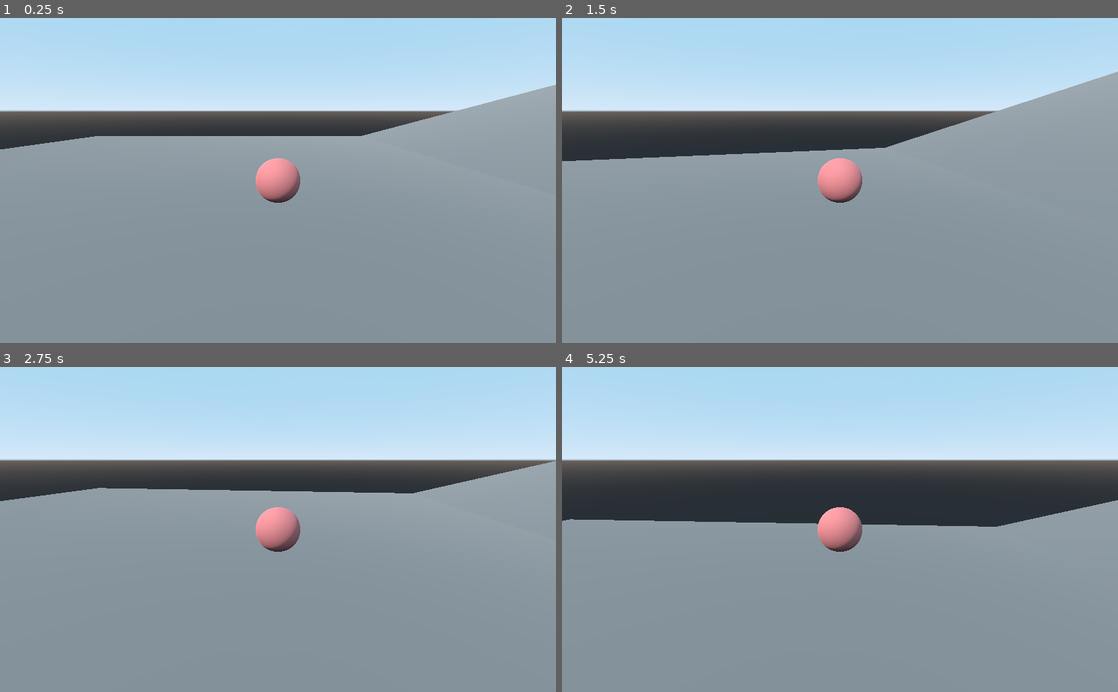
Above: before the commit, frames 1-4 (two rows, left to right).
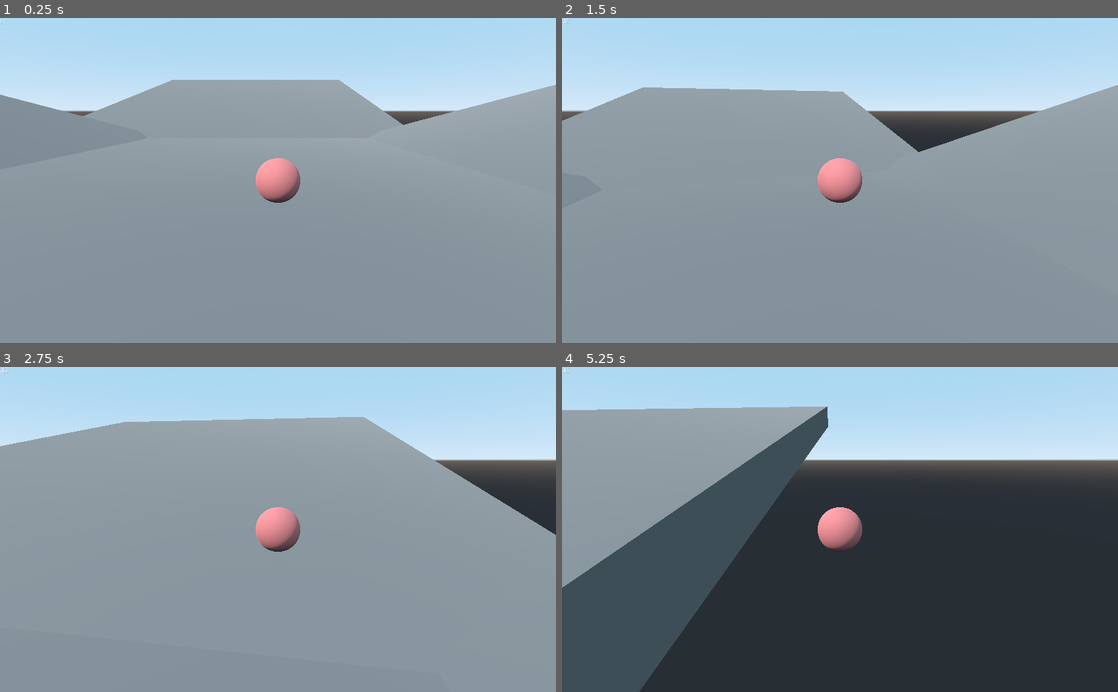
Above: after the commit, the same moments.

Repository: Boyquotes/Godot-Golf-3d
Game: Godot game, scene res://Scenes/World.tscn
Same seed, same stepped clock (60 frames per second), same inputs: the game is played once before the commit and once after it.
Inputs (mouse positions are in pixels of both pictures, inside the frame that each line leads up to):
- Up to frame 1 (0.25 s): no input
- Up to frame 2 (1.5 s): tap Enter at 0.5 s; move the mouse to (867, 180) at 0.52 s; hold Space (fire) 0.53-1.28 s; hold Up (ui_up) from 0.53 s (still down); move the mouse to (812, 180) at 1.27 s; tap Space (fire) at 1.35 s
- Up to frame 3 (2.75 s): keep holding Up (ui_up); move the mouse to (289, 523) at 2.02 s; hold Space (fire) from 2.03 s (still down)
- Up to frame 4 (5.25 s): keep holding Up (ui_up); move the mouse to (834, 536) at 2.77 s; release Space (fire) at 2.78 s; tap Space (fire) at 2.85, 4.35 s; move the mouse to (878, 532) at 3.52 s; hold Space (fire) 3.53-4.28 s; move the mouse to (795, 526) at 4.27 s; move the mouse to (845, 529) at 5.02 s; hold Space (fire) from 5.03 s (still down)

The runs differ from the first frame. In frame 1, 9.9% of the frame differs, in the area x 0-73%, y 0-41%; in frame 2, 12%; in frame 3, 18%; in frame 4, 65%, in the area x 0-100%, y 0-100%.

Commit message:
Added variable fire force and larger play area

Diff:
--- a/Scenes/Player.gd
+++ b/Scenes/Player.gd
@@ -4,8 +4,10 @@
 
 export var gravity = 100.0
 export(float, 0, 0.01) var turn_speed = .005
-export var fire_force = 30.0
-export(float, 0, 1) var friction = .9
+export var fire_force = 0
+export(float, 0, 1) var friction = .99
+
+signal force_changed
 
 var velocity = Vector3.ZERO
 var fire_vector = Vector3(0, 1, -1).normalized()
@@ -27,19 +29,19 @@
 	"""
 	# OLD INPUT SYSTEM
 	if Input.is_action_pressed("ui_left"):
-		fire_vector = fire_vector.rotated(Vector3.UP, turn_speed * delta)
+		fire_vector = fire_vector.rotated(Vector3.UP, turn_speed)
 		#camera.rotate_y(turn_speed * delta)
 	elif Input.is_action_pressed("ui_right"):
-		fire_vector = fire_vector.rotated(Vector3.UP, -turn_speed * delta)
+		fire_vector = fire_vector.rotated(Vector3.UP, -turn_speed)
 		#camera.rotate_y(-turn_speed * delta)
 
 	# Get vector that is perpendicular to the fire_vector on the x and z axis
 	var perpendicular_vector = calculate_perpendicular_vector(fire_vector)
 
 	if Input.is_action_pressed("ui_up"):
-		fire_vector = fire_vector.rotated(perpendicular_vector, turn_speed * delta)
+		fire_vector = fire_vector.rotated(perpendicular_vector, turn_speed)
 	elif Input.is_action_pressed("ui_down"):
-		fire_vector = fire_vector.rotated(perpendicular_vector, -turn_speed * delta)
+		fire_vector = fire_vector.rotated(perpendicular_vector, -turn_speed)
 	"""
 
 	if Input.is_action_just_pressed("ui_cancel"):
@@ -50,8 +52,13 @@
 			Input.set_mouse_mode(Input.MOUSE_MODE_CAPTURED)
 
 	if !paused:
-		if Input.is_action_just_pressed("fire") and is_on_floor():
-			velocity += fire_vector * fire_force
+		if is_on_floor():
+			if Input.is_action_pressed("fire"):
+				fire_force += 1
+				emit_signal("force_changed", fire_force)
+			if Input.is_action_just_released("fire"):
+				velocity += fire_vector * fire_force
+				fire_force = 0
 
 		# 2d vector to position the camera while ignoring the y dimension of the fire_vector
 		var look_vector = Vector2(fire_vector.x, fire_vector.z).normalized()
@@ -59,8 +66,8 @@
 		camera.look_at(transform.origin, Vector3.UP)
 
 		if is_on_floor():
-			velocity.x *= friction
-			velocity.z *= friction
+			velocity.x = lerp(velocity.x, velocity.x * friction, .03)
+			velocity.z = lerp(velocity.z, velocity.z * friction, .03)
 
 		velocity.y -= gravity * delta
 		velocity = move_and_slide(velocity, Vector3.UP)
@@ -71,4 +78,4 @@
 		# If the player moves the mouse
 		if event is InputEventMouseMotion:
 			fire_vector = fire_vector.rotated(Vector3.UP, event.relative.x * turn_speed)
-			fire_vector = fire_vector.rotated(calculate_perpendicular_vector(fire_vector), event.relative.y * turn_speed)
+			#fire_vector = fire_vector.rotated(calculate_perpendicular_vector(fire_vector), event.relative.y * turn_speed)
--- /dev/null
+++ b/Scenes/UI.gd
@@ -0,0 +1,11 @@
+extends CanvasLayer
+
+onready var label = $"Power Meter"
+
+# Called when the node enters the scene tree for the first time.
+func _ready():
+	pass # Replace with function body.
+
+
+func _on_Player_force_changed(new_force):
+	label.text = str(new_force)
--- /dev/null
+++ b/Scenes/UI.tscn
@@ -0,0 +1,14 @@
+[gd_scene load_steps=2 format=2]
+
+[ext_resource path="res://Scenes/UI.gd" type="Script" id=1]
+
+[node name="UI" type="CanvasLayer"]
+script = ExtResource( 1 )
+
+[node name="Power Meter" type="Label" parent="."]
+margin_right = 40.0
+margin_bottom = 14.0
+text = "0"
+__meta__ = {
+"_edit_use_anchors_": false
+}
--- a/Scenes/World.tscn
+++ b/Scenes/World.tscn
@@ -1,6 +1,7 @@
-[gd_scene load_steps=5 format=2]
+[gd_scene load_steps=6 format=2]
 
 [ext_resource path="res://Scenes/Player.tscn" type="PackedScene" id=1]
+[ext_resource path="res://Scenes/UI.tscn" type="PackedScene" id=2]
 
 [sub_resource type="CubeMesh" id=1]
 
@@ -38,5 +39,45 @@
 transform = Transform( 30, 0, 0, 0, -1.31134e-06, 1, 0, -30, -4.37114e-08, 0, 0, 0 )
 shape = SubResource( 3 )
 
+[node name="Floor3" type="StaticBody" parent="."]
+transform = Transform( -0.965926, 0.258819, -8.74228e-08, 0.258819, 0.965926, 0, 8.44439e-08, -2.26267e-08, -1, -46, 7, 0 )
+
+[node name="MeshInstance" type="MeshInstance" parent="Floor3"]
+transform = Transform( 30, 2.27374e-13, 1.78048e-15, -5.73205e-14, -1.31134e-06, 1, 0, -30, -4.37114e-08, 0, 0, 0 )
+mesh = SubResource( 1 )
+material/0 = SubResource( 2 )
+
+[node name="CollisionShape" type="CollisionShape" parent="Floor3"]
+transform = Transform( 30, 0, 0, 0, -1.31134e-06, 1, 0, -30, -4.37114e-08, 0, 0, 0 )
+shape = SubResource( 3 )
+
+[node name="Floor4" type="StaticBody" parent="."]
+transform = Transform( -4.2222e-08, 1.13133e-08, 1, 0.258819, 0.965926, 0, -0.965926, 0.258819, -4.37114e-08, -8, 7, -53 )
+
+[node name="MeshInstance" type="MeshInstance" parent="Floor4"]
+transform = Transform( 30, 0, 0, 0, -1.31134e-06, 1, 0, -30, -4.37114e-08, 0, 0, 0 )
+mesh = SubResource( 1 )
+material/0 = SubResource( 2 )
+
+[node name="CollisionShape" type="CollisionShape" parent="Floor4"]
+transform = Transform( 30, 0, 0, 0, -1.31134e-06, 1, 0, -30, -4.37114e-08, 0, 0, 0 )
+shape = SubResource( 3 )
+
+[node name="Floor5" type="StaticBody" parent="."]
+transform = Transform( 1.26666e-07, -3.394e-08, -1, 0.258819, 0.965926, 0, 0.965926, -0.258819, 1.31134e-07, -8, 7, 46 )
+
+[node name="MeshInstance" type="MeshInstance" parent="Floor5"]
+transform = Transform( 30, 0, 0, 0, -1.31134e-06, 1, 0, -30, -4.37114e-08, 0, 0, 0 )
+mesh = SubResource( 1 )
+material/0 = SubResource( 2 )
+
+[node name="CollisionShape" type="CollisionShape" parent="Floor5"]
+transform = Transform( 30, 0, 0, 0, -1.31134e-06, 1, 0, -30, -4.37114e-08, 0, 0, 0 )
+shape = SubResource( 3 )
+
 [node name="DirectionalLight" type="DirectionalLight" parent="."]
 transform = Transform( 0.707107, 0.5, -0.5, 0, 0.707107, 0.707107, 0.707107, -0.5, 0.5, -23, 37, 41 )
+
+[node name="UI" parent="." instance=ExtResource( 2 )]
+
+[connection signal="force_changed" from="Player" to="UI" method="_on_Player_force_changed"]
--- a/project.godot
+++ b/project.godot
@@ -19,7 +19,7 @@
 fire={
 "deadzone": 0.5,
 "events": [ Object(InputEventKey,"resource_local_to_scene":false,"resource_name":"","device":0,"alt":false,"shift":false,"control":false,"meta":false,"command":false,"pressed":false,"scancode":32,"unicode":0,"echo":false,"script":null)
-, Object(InputEventMouseButton,"resource_local_to_scene":false,"resource_name":"","device":-1,"alt":false,"shift":false,"control":fal …(189 unchanged characters)…
+, Object(InputEventMouseButton,"resource_local_to_scene":false,"resource_name":"","device":0,"alt":false,"shift":false,"control":fal …(189 unchanged characters)…
  ]
 }
 
